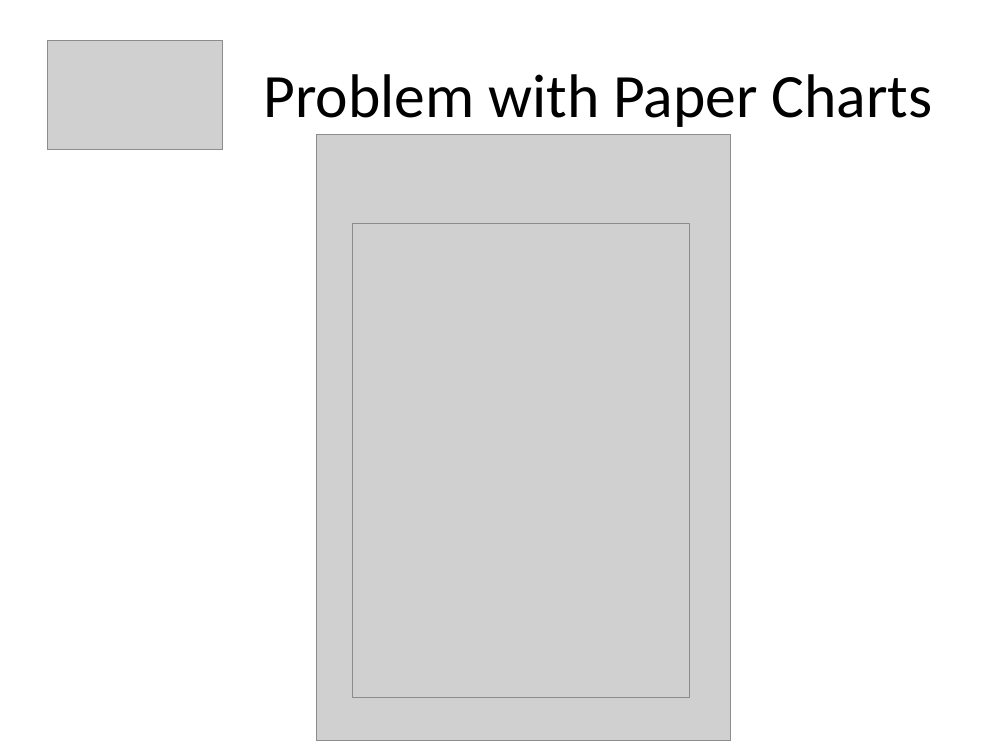
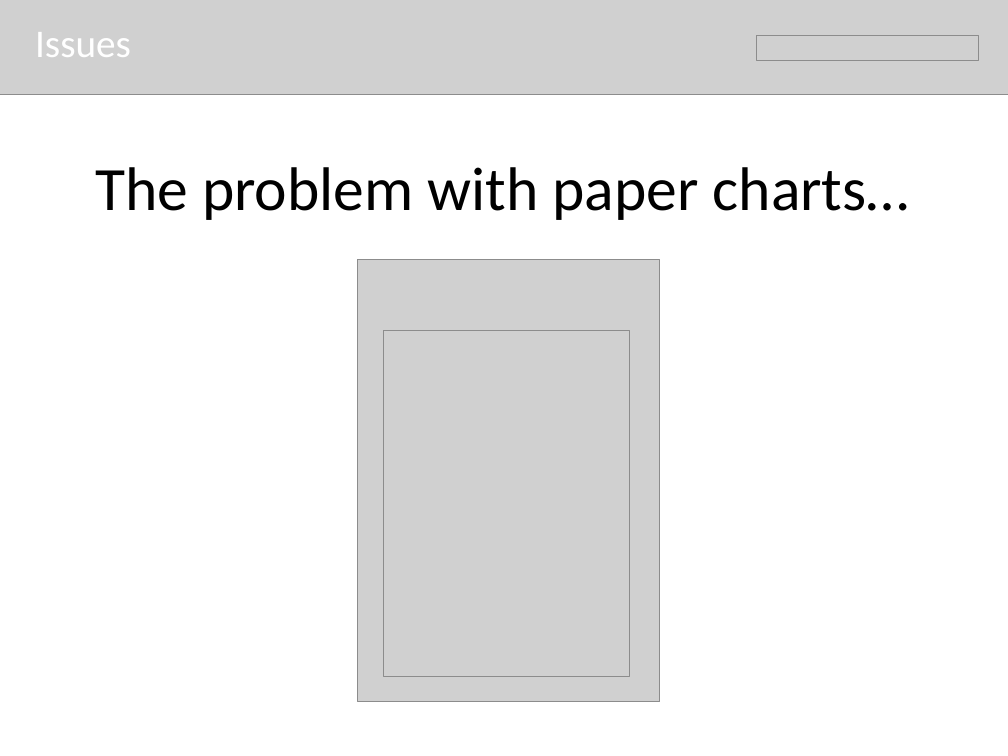
Before and after one commit to amanji/growthplot, a slide deck: slide 4 of PowerPoint Presentation/GrowthPlot_Presentation.pptx. Drawn at 1008x756 pixels with LibreOffice and Linux fonts; fonts in the diff are those of the drawing; grey boxes stand for pictures. Boxes give left, top, right and bottom in pixels: in the first picture for what was removed or moved away, otherwise in the second. Text is boxed around its words. In the diff, an @@ line names an element or a change of style, - is before the commit and + after.

```diff
--- a/PowerPoint Presentation/GrowthPlot_Presentation.pptx
+++ b/PowerPoint Presentation/GrowthPlot_Presentation.pptx
@@ picture added at [0, 0, 1008, 95] @@
@@ text added at [35, 32, 131, 57], 28 pt, text #FFFFFF @@
+Issues
@@ picture removed at [47, 40, 222, 149] @@
@@ picture added at [757, 35, 979, 59] @@
@@ title at [95, 167, 909, 220]: text changed @@
-Problem with Paper Charts
+The problem with paper charts…
@@ picture: place and size @@
-picture at [317, 134, 731, 741]
+picture at [358, 259, 660, 702]
@@ picture: place and size @@
-picture at [353, 224, 689, 698]
+picture at [383, 331, 629, 676]
```
Also in this commit, not shown: 11 other slides changed, 1 slide added, 1 slide removed, 1 other file.
